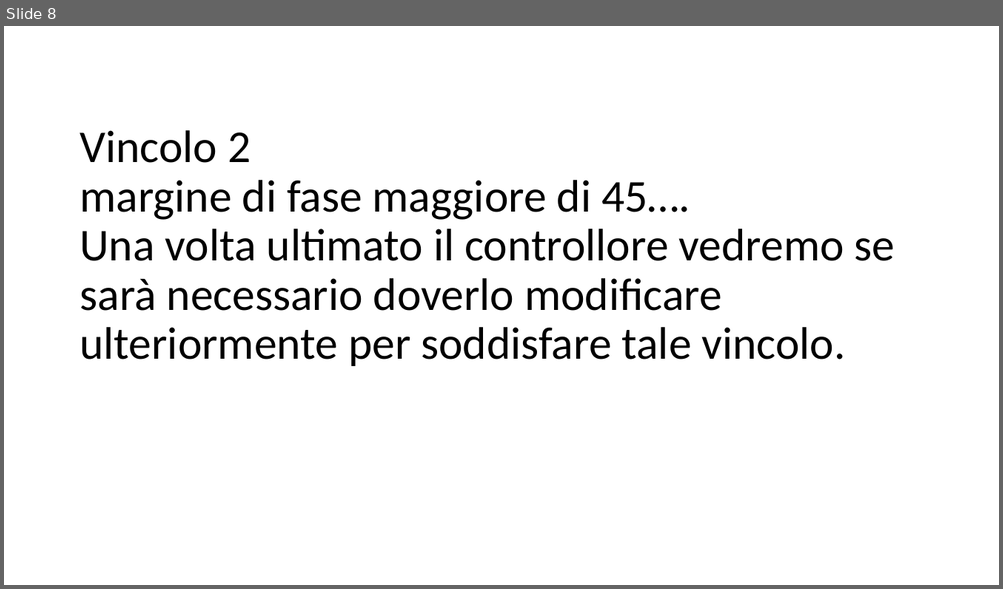
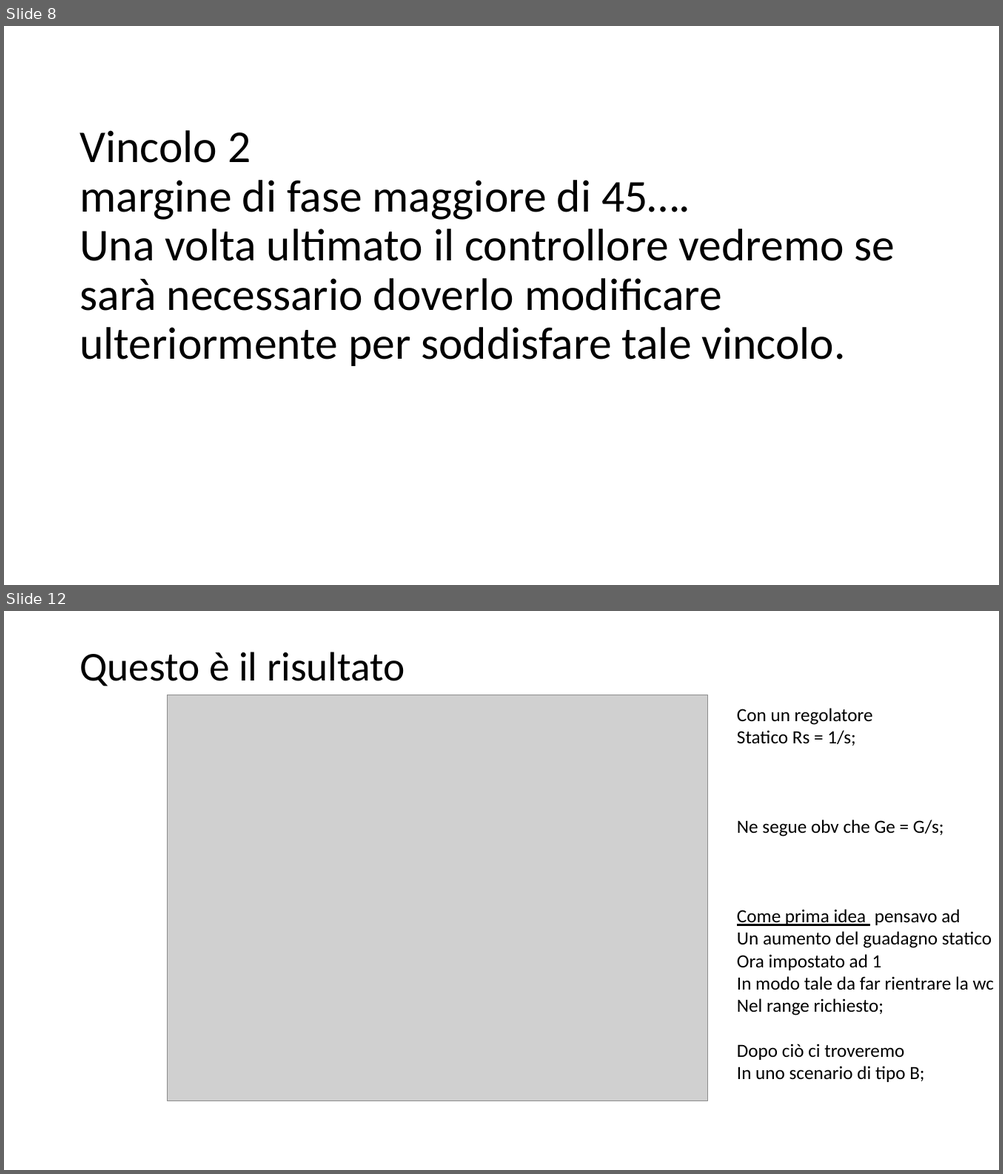
Before and after one commit to FraBug/ControlliAutomatici, a slide deck: ProgettoCA_passaggi.pptx. Shown one above the other, each under a label of ours: slide 8 before the commit, slides 8 and 12 after it; the slides between them are not shown. The pictures are 1003x589 and 1003x1174 pixels, drawn with LibreOffice and Linux fonts; fonts in the diff are those of the drawing; grey boxes stand for pictures. Boxes give left, top, right and bottom in pixels: in the first picture for what was removed or moved away, otherwise in the second. Text is boxed around its words. In the diff, an @@ line names an element or a change of style, - is before the commit and + after.

```diff
--- a/ProgettoCA_passaggi.pptx
+++ b/ProgettoCA_passaggi.pptx
@@ slide 12 added at [4,611,999,1170], background #FFFFFF @@
@@ title added at [79,652,405,686], 39.6 pt, text #000000 @@
+Questo è il risultato
@@ picture added at [168,695,708,1101] @@
@@ text added at [737,708,993,1082], 18 pt, text #000000 @@
+Con un regolatore
+Statico Rs = 1/s;
+Ne segue obv che Ge = G/s;
+Come prima idea pensavo ad
+Un aumento del guadagno statico
+Ora impostato ad 1
+In modo tale da far rientrare la wc
+Nel range richiesto;
+Dopo ciò ci troveremo
+In uno scenario di tipo B;
```
Also in this commit, not shown: 1 slide changed, 5 other slides added, 1 slide removed.
